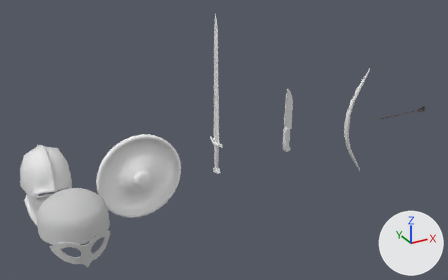
Renders of the Blender file Assets/Models/weapons.blend from each side of a commit.
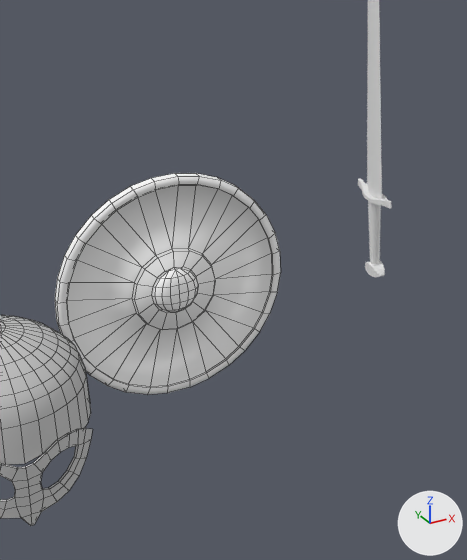
Old and new are each drawn whole from a 50 mm camera at (-4.16, -4.93, 3.15) aimed at (-1.05, 0.73, 0.32) and again close up on the part from 17% to 56% of the width and 25% to 100% of the height. The lights are fixed; the arrows at lower right show +X, +Y and +Z. The close-ups show mesh edges as thin lines.

The first close-up shows 'helmet_b', 'longsword', 'shield_round'.
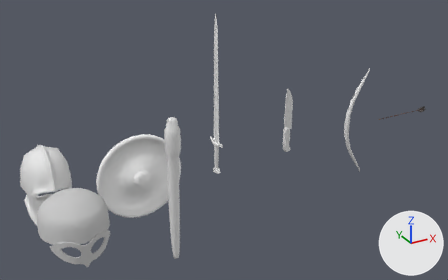
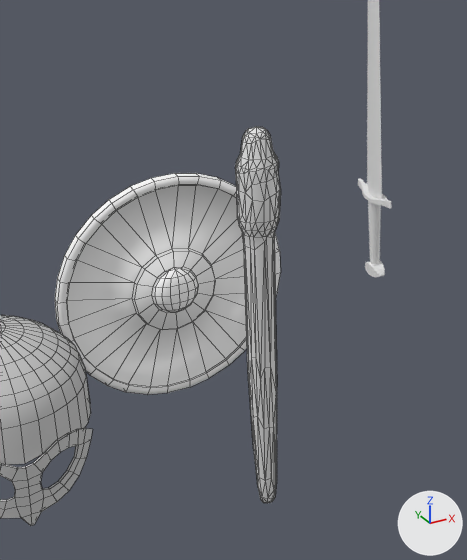
Diff of the bpy script that builds the scene:
```diff
--- a/Assets/Models/weapons.blend.py
+++ b/Assets/Models/weapons.blend.py
@@ me_crude_torch_circle @@
+me_crude_torch_circle.from_pydata(...)  # 245 vertices, 467 faces; spans x -0.08..0.08, y -0.52..1.03, z -0.07..0.07
+me_crude_torch_circle.polygons.foreach_set('use_smooth', [True] * 467)
@@ ob_torch @@
+ob_torch = bpy.data.objects.new('torch', me_crude_torch_circle)
+ob_torch.location = (-2.0, 0.0, 0.0)
+ob_torch.rotation_euler = (1.571, 0.0, 0.0)  # degrees (90, 0, 0)
```

Changed parts and their boxes [x1, y1, x2, y2] in the close-ups (467 x 560 px):
'torch', added
    after: [235, 127, 281, 503]
